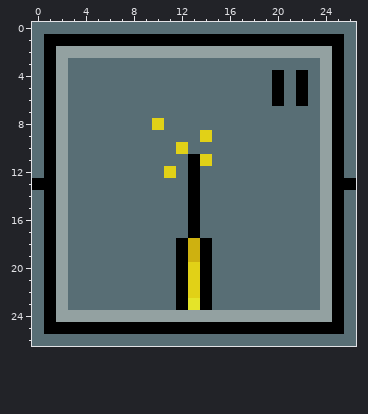
Two versions of one pixel-art file, Assets/Art/Sprites/Tree/MiningIcon2.aseprite. The picture above is the old version.
27x27 pixels, 1 frame.
Now the later version:
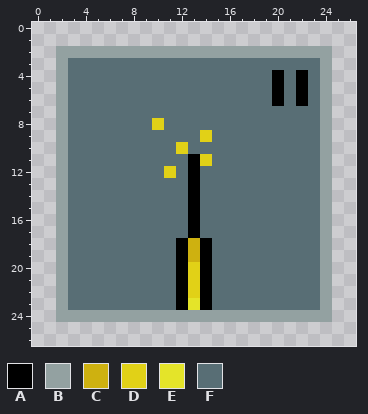
Palette (. is transparent): A #000000  B #93a1a1  C #ceb110  D #e1d117  E #e4e429  F #586e75
The exact change:
layer "Layer 1" now hidden
The author cleared colour A in row 1 at x 1 to 25; in rows 2 to 12 at x 1 and 25; in row 13 at x 0 to 1 and 25 to 26; in rows 14 to 24 at x 1 and 25; in row 25 at x 1 to 25.
The author cleared colour F in row 0 at x 0 to 26; in rows 1 to 12 at x 0 and 26; in rows 14 to 25 at x 0 and 26; in row 26 at x 0 to 26.
Pixel boxes of the changes (left, top, right, bottom) in both pictures:
erased: (32, 22, 356, 346)
